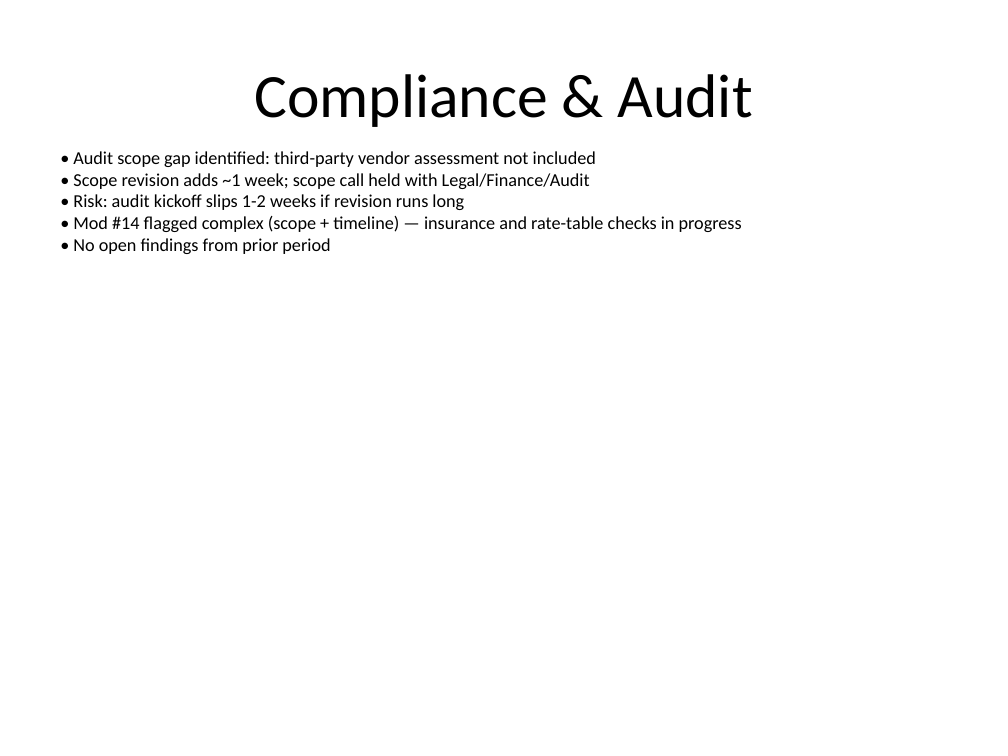
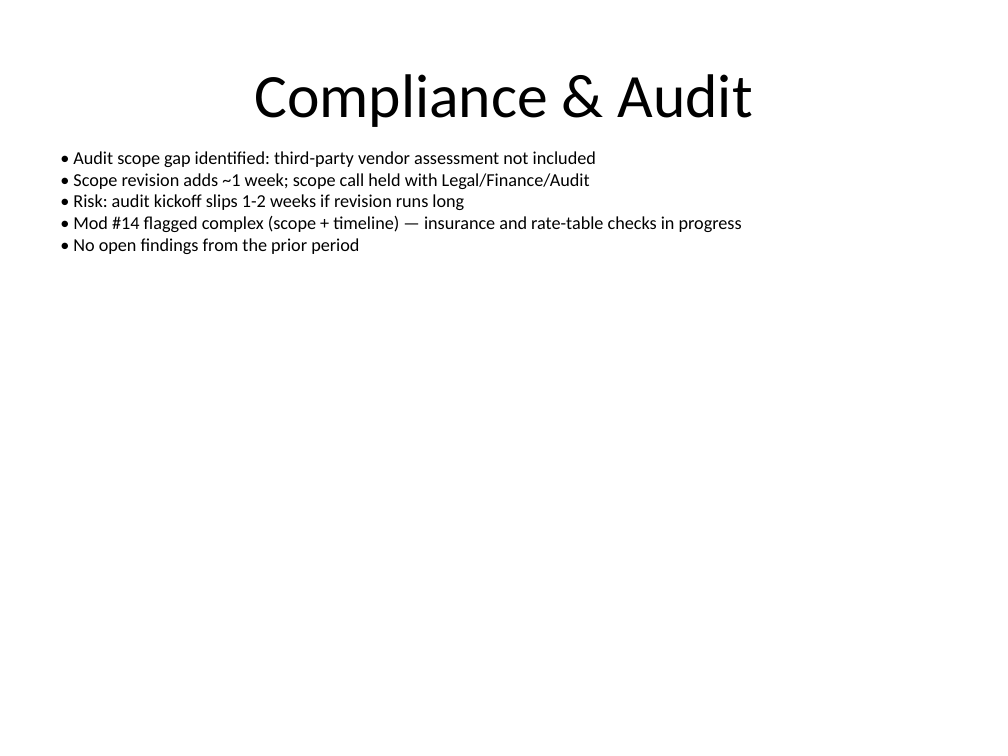
Before and after one commit to opsgility/cciio-phase2, a slide deck: slide 7 of assets/Quarterly_Deck.pptx. Drawn at 1008x756 pixels with LibreOffice and Linux fonts; fonts in the diff are those of the drawing. Boxes give left, top, right and bottom in pixels: in the first picture for what was removed or moved away, otherwise in the second. Text is boxed around its words. In the diff, an @@ line names an element or a change of style, - is before the commit and + after.

```diff
--- a/assets/Quarterly_Deck.pptx
+++ b/assets/Quarterly_Deck.pptx
@@ text at <box>73,238,359,254</box>: text changed @@
-• No open findings from prior period
+• No open findings from the prior period
```
Also in this commit, not shown: 8 other slides changed, 4 other files.
